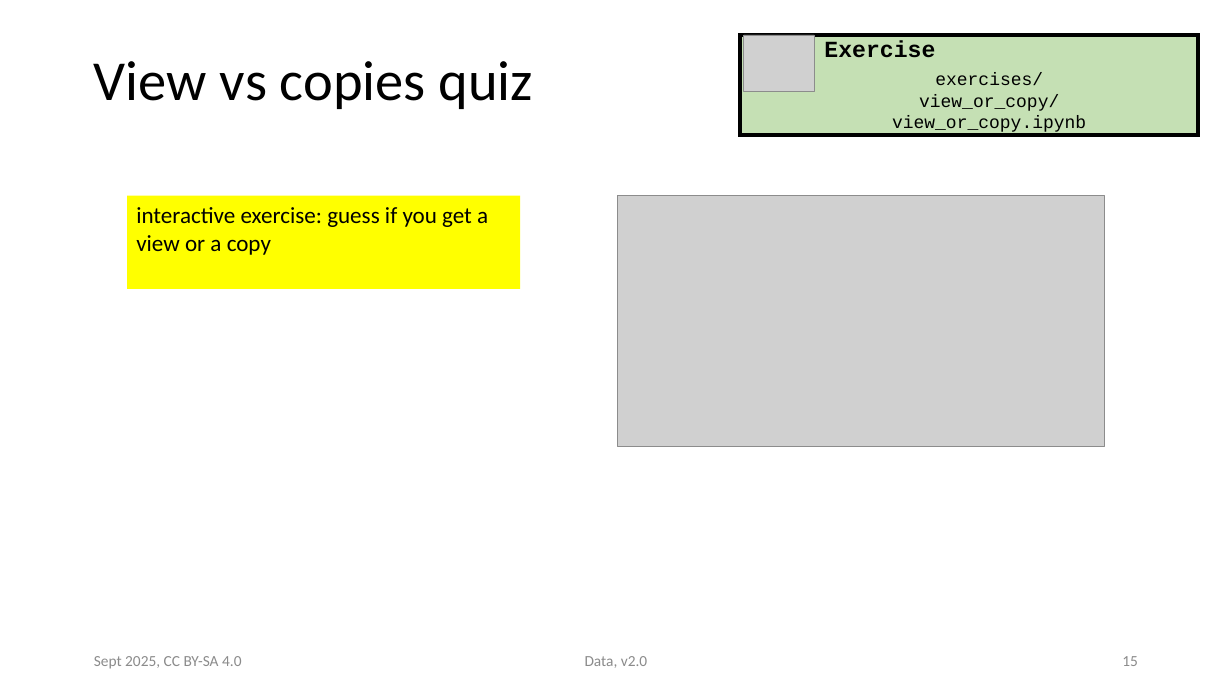
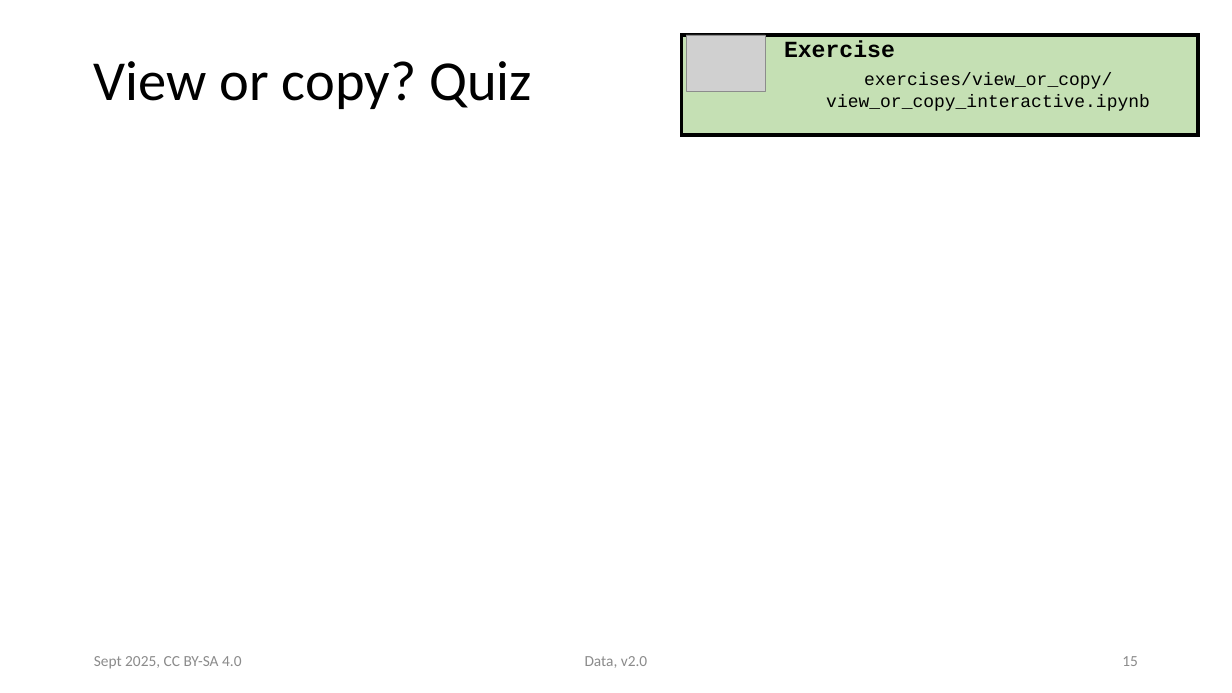
Before and after one commit to victoris93/data_class, a slide deck: slide 15 of numpy.pptx. Drawn at 1232x693 pixels with LibreOffice and Linux fonts; fonts in the diff are those of the drawing; grey boxes stand for pictures. Boxes give left, top, right and bottom in pixels: in the first picture for what was removed or moved away, otherwise in the second. Text is boxed around its words. In the diff, an @@ line names an element or a change of style, - is before the commit and + after.

Commit message:
numpy views and copies

```diff
--- a/numpy.pptx
+++ b/numpy.pptx
@@ rectangle resized from (x1=740, y1=35, x2=1199, y2=135) to (x1=682, y1=35, x2=1199, y2=135) @@
@@ picture resized from (x1=744, y1=35, x2=814, y2=91) to (x1=687, y1=35, x2=766, y2=91) @@
@@ text "Exercise" moved from (x1=824, y1=40, x2=935, y2=58) to (x1=784, y1=40, x2=895, y2=58) @@
@@ title at (x1=94, y1=61, x2=532, y2=109): text changed @@
-View vs copies quiz
+View or copy? Quiz
@@ text at (x1=826, y1=73, x2=1150, y2=111): text changed @@
-exercises/view_or_copy/view_or_copy.ipynb
+exercises/view_or_copy/
+view_or_copy_interactive.ipynb
@@ rectangle removed at (x1=128, y1=196, x2=520, y2=289) @@
-interactive exercise: guess if you get a view or a copy
@@ picture removed at (x1=617, y1=196, x2=1105, y2=446) @@
```
Also in this commit, not shown: 6 other slides changed, 2 slides added, 2 other files.
